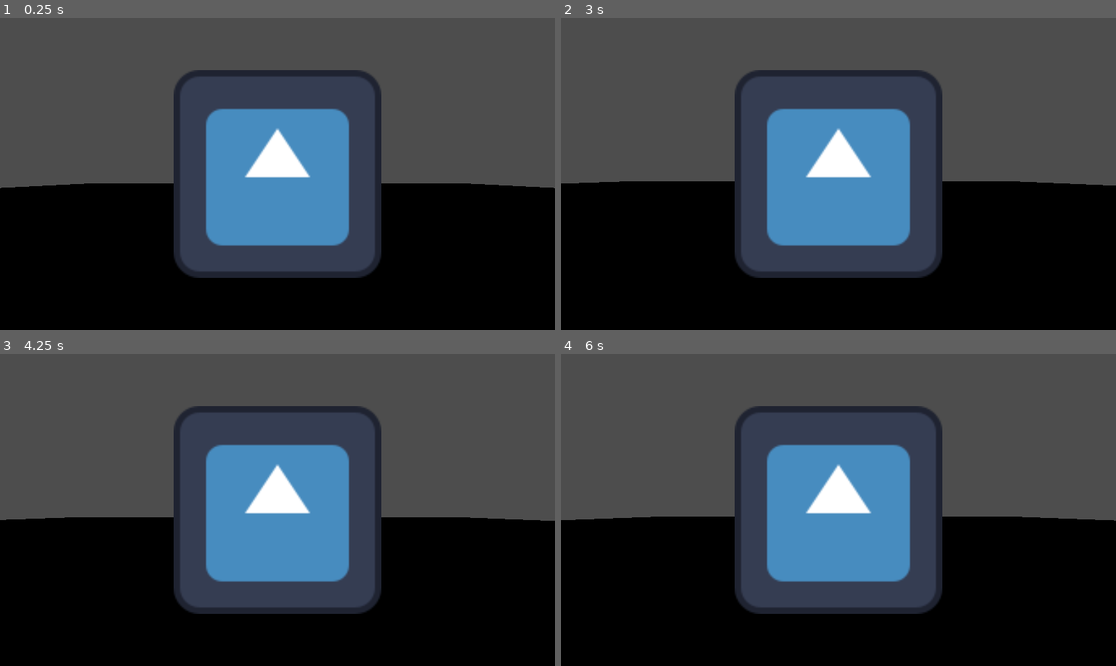
Above: before the commit, frames 1-4 (two rows, left to right).
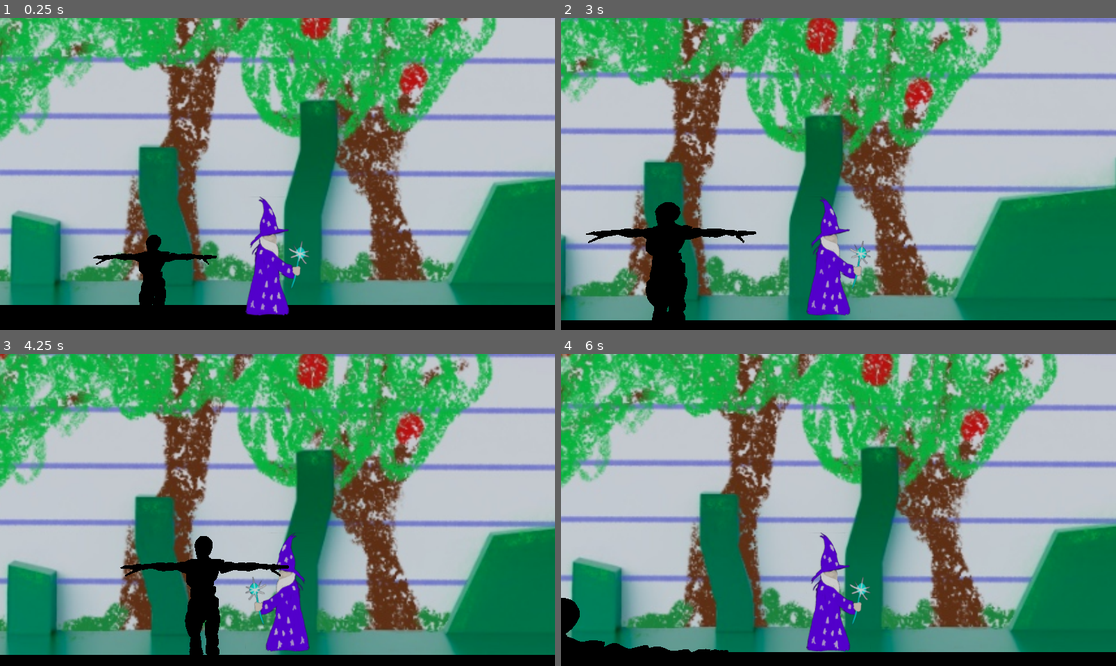
Above: after the commit, the same moments.

Repository: Aydenpitstick/2Dto3DConcept
Game: Godot game, scene res://game.tscn
The game is run twice, just before and just after one commit, with the same random seed, the same clock (stepped at 60 frames per second) and the same inputs. The engine's default icon, where the game draws it, is replaced by a stand-in: a white triangle on a blue panel in a dark square.
Inputs:
- Up to frame 1 (0.25 s): no input
- Up to frame 2 (3 s): tap Enter (ui_accept) at 0.5, 0.6, 0.77, 1.07, 1.52, 1.55, 1.82, 2.1 s; hold Right (ui_right) 0.53-1.28 s; hold Down (ui_down) 1.28-2.03 s; tap E (switch) at 1.35, 2.85 s; hold Right (ui_right) 2.03-2.78 s; hold Up (ui_up) from 2.78 s (still down)
- Up to frame 3 (4.25 s): tap Enter (ui_accept) at 3.02, 3.05, 3.32, 3.6, 3.77, 4.07 s; release Up (ui_up) at 3.53 s; hold Left (ui_left) from 3.53 s (still down)
- Up to frame 4 (6 s): tap E (switch) at 4.35, 5.85 s; tap Enter (ui_accept) at 4.52, 4.55, 4.82, 5.1 s; release Left (ui_left) at 5.03 s; hold Down (ui_down) 5.03-5.78 s; hold Right (ui_right) from 5.78 s (still down)

The runs differ from the first frame. In frame 1, 91% of the frame differs, in the area x 0-100%, y 0-96%; in frame 2, 94%; in frame 3, 95%, in the area x 0-100%, y 0-97%; in frame 4, 95%.

Commit message:
Separated Character movement
I was able to separate the 2d and 3d movement so they move individually when switching camera. I also made the 2d character only able to move left and right and I added a background and the 2d wizard to the 2d character.

Diff:
--- a/gameconcept2dto3d/2d.gd
+++ b/gameconcept2dto3d/2d.gd
@@ -1,28 +1,39 @@
 extends CharacterBody3D
 
 
-const SPEED = 20.0
-const JUMP_VELOCITY = 4.5
-
+const SPEED = 50.0
+const JUMP_VELOCITY = 15.0
+var CanMove = false
 
 func _physics_process(delta: float) -> void:
-	# Add the gravity.
-	if not is_on_floor():
-		velocity += get_gravity() * delta
+	if CanMove == true:
+		# Add the gravity.
+		if not is_on_floor():
+			velocity += get_gravity() * delta
 
 	# Handle jump.
-	if Input.is_action_just_pressed("ui_accept") and is_on_floor():
-		velocity.y = JUMP_VELOCITY
+		if Input.is_action_just_pressed("ui_accept") and is_on_floor():
+			velocity.y = JUMP_VELOCITY
 
 	# Get the input direction and handle the movement/deceleration.
 	# As good practice, you should replace UI actions with custom gameplay actions.
-	var input_dir := Input.get_vector("ui_left", "ui_right", "ui_up", "ui_down")
-	var direction := (transform.basis * Vector3(input_dir.x, 0, input_dir.y)).normalized()
-	if direction:
-		velocity.x = direction.x * SPEED
-		velocity.z = direction.z * SPEED
-	else:
-		velocity.x = move_toward(velocity.x, 0, SPEED)
-		velocity.z = move_toward(velocity.z, 0, SPEED)
+		var direction := Input.get_axis("ui_left", "ui_right")
+		if direction:
+			velocity.x = direction * SPEED
+			if velocity.x > 0:
+				$Sprite3D.flip_h = true
+			else:
+				$Sprite3D.flip_h = false
+		else:
+			velocity.x = move_toward(velocity.x, 0, SPEED)
 
-	move_and_slide()
+		move_and_slide()
+
+
+func _on_game_two_d_active() -> void:
+	CanMove = true
+
+
+func _on_game_three_d_active() -> void:
+	CanMove = false
+	pass # Replace with function body.
--- a/gameconcept2dto3d/3d.gd
+++ b/gameconcept2dto3d/3d.gd
@@ -1,28 +1,38 @@
 extends CharacterBody3D
 
 
-const SPEED = 40.0
-const JUMP_VELOCITY = 4.5
-
+const SPEED = 50.0
+const JUMP_VELOCITY = 15.0
+var CanMove = false
 
 func _physics_process(delta: float) -> void:
-	# Add the gravity.
-	if not is_on_floor():
-		velocity += get_gravity() * delta
+	if CanMove == true:
+		# Add the gravity.
+		if not is_on_floor():
+			velocity += get_gravity() * delta
 
 	# Handle jump.
-	if Input.is_action_just_pressed("ui_accept") and is_on_floor():
-		velocity.y = JUMP_VELOCITY
+		if Input.is_action_just_pressed("ui_accept") and is_on_floor():
+			velocity.y = JUMP_VELOCITY
 
 	# Get the input direction and handle the movement/deceleration.
 	# As good practice, you should replace UI actions with custom gameplay actions.
-	var input_dir := Input.get_vector("ui_left", "ui_right", "ui_up", "ui_down")
-	var direction := (transform.basis * Vector3(input_dir.x, 0, input_dir.y)).normalized()
-	if direction:
-		velocity.x = direction.x * SPEED
-		velocity.z = direction.z * SPEED
-	else:
-		velocity.x = move_toward(velocity.x, 0, SPEED)
-		velocity.z = move_toward(velocity.z, 0, SPEED)
+		var input_dir := Input.get_vector("ui_left", "ui_right", "ui_up", "ui_down")
+		var direction := (transform.basis * Vector3(input_dir.x, 0, input_dir.y)).normalized()
+		if direction:
+			velocity.x = direction.x * SPEED
+			velocity.z = direction.z * SPEED
+		else:
+			velocity.x = move_toward(velocity.x, 0, SPEED)
+			velocity.z = move_toward(velocity.z, 0, SPEED)
 
-	move_and_slide()
+		move_and_slide()
+
+
+func _on_game_three_d_active() -> void:
+	CanMove = true
+
+
+func _on_game_two_d_active() -> void:
+	CanMove = false
+	pass # Replace with function body.
--- a/gameconcept2dto3d/game.gd
+++ b/gameconcept2dto3d/game.gd
@@ -3,13 +3,19 @@
 @onready var TwoDCam = $"2D/Cam2D"
 @onready var ThreeDCam = $"3D/Cam3D"
 
+signal TwoDActive
+signal ThreeDActive
 func _ready() -> void:
-
-
 	TwoDCam.current = true
+	TwoDActive.emit()
 	ThreeDCam.current = false
 
 func _process(delta: float) -> void:
+	if TwoDCam.current == true:
+		TwoDActive.emit()
+	if ThreeDCam.current == true:
+		ThreeDActive.emit()
+
 	if Input.is_action_just_pressed("switch"):
 		if TwoDCam.current == true:
 			TwoDCam.current = false
--- a/gameconcept2dto3d/game.tscn
+++ b/gameconcept2dto3d/game.tscn
@@ -1,32 +1,35 @@
-[gd_scene load_steps=10 format=3 uid="uid://c3p1dn84t6qtw"]
+[gd_scene load_steps=12 format=3 uid="uid://c3p1dn84t6qtw"]
 
-[ext_resource type="Texture2D" uid="uid://beyl4s61jb0np" path="res://icon.svg" id="1_80nbo"]
 [ext_resource type="Script" uid="uid://b4chr5b5w8lnw" path="res://game.gd" id="1_e2o6t"]
 [ext_resource type="Script" uid="uid://ls7usysul2xt" path="res://3d.gd" id="2_7jktm"]
 [ext_resource type="PackedScene" uid="uid://c14w7glo7sjko" path="res://Y Bot.fbx" id="2_feb5d"]
 [ext_resource type="Script" uid="uid://b47twfrgi27f8" path="res://2d.gd" id="3_fc0e3"]
+[ext_resource type="Texture2D" uid="uid://m8rgm8w55vow" path="res://Wizard.png" id="5_7jktm"]
+[ext_resource type="Texture2D" uid="uid://c2q251mtdgsic" path="res://Screenshot 2026-01-15 123012.png" id="6_ryrav"]
 
 [sub_resource type="BoxShape3D" id="BoxShape3D_e2o6t"]
 
 [sub_resource type="BoxShape3D" id="BoxShape3D_feb5d"]
-size = Vector3(18.8847, 19.6275, 0.280273)
+size = Vector3(29.0024, 71.2794, 0.280273)
 
 [sub_resource type="BoxShape3D" id="BoxShape3D_7jktm"]
 size = Vector3(1.97949, 0.0266724, 1.97668)
 
 [sub_resource type="PlaneMesh" id="PlaneMesh_ryrav"]
 
+[sub_resource type="BoxShape3D" id="BoxShape3D_eow3j"]
+
 [node name="Game" type="Node"]
 script = ExtResource("1_e2o6t")
 
 [node name="3D" type="CharacterBody3D" parent="."]
-transform = Transform3D(18.8847, 0, 0, 0, 18.8847, 0, 0, 0, 18.8847, -141.186, 0, 135.482)
+transform = Transform3D(32, 0, 0, 0, 32, 0, 0, 0, 32, -61.7734, 0, 23.532)
 script = ExtResource("2_7jktm")
 
 [node name="Y Bot" parent="3D" instance=ExtResource("2_feb5d")]
 
 [node name="Cam3D" type="Camera3D" parent="3D"]
-transform = Transform3D(0.0529528, 0, 0, 0, 0.0529528, 0, 0, 0, 0.0529528, 0, 0.894301, 1.69053)
+transform = Transform3D(0.03125, 0, 0, 0, 0.0307365, 0.00564176, 0, -0.00564176, 0.0307365, 0, 1.35326, 2.23925)
 
 [node name="Sprite3D" type="Sprite3D" parent="3D"]
 
@@ -34,27 +37,42 @@
 shape = SubResource("BoxShape3D_e2o6t")
 
 [node name="2D" type="CharacterBody3D" parent="."]
-transform = Transform3D(1, 0, 0, 0, 1, 0, 0, 0, 1, 0, 16.4058, 0)
+transform = Transform3D(1, 0, 0, 0, 1, 0, 0, 0, 1, 0, 37.106, 0)
 script = ExtResource("3_fc0e3")
 
 [node name="Cam2D" type="Camera3D" parent="2D"]
-transform = Transform3D(1, 0, 0, 0, 1, 0, 0, 0, 1, 0, 0, 20.0615)
+transform = Transform3D(1, 0, 0, 0, 1, 0, 0, 0, 1, 0, 50.3269, 124.696)
 current = true
 
 [node name="Sprite3D" type="Sprite3D" parent="2D"]
 transform = Transform3D(16.0303, 0, 0, 0, 16.0303, 0, 0, 0, 1, 0, 0, 0)
-texture = ExtResource("1_80nbo")
+flip_h = true
+texture = ExtResource("5_7jktm")
 
 [node name="CollisionShape3D" type="CollisionShape3D" parent="2D"]
-transform = Transform3D(1, 0, 0, 0, 1, 0, 0, 0, 1, 0.748932, 0.606293, 0.034668)
+transform = Transform3D(1, 0, 0, 0, 1, 0, 0, 0, 1, -4.30774, 0.641529, -0.173767)
 shape = SubResource("BoxShape3D_feb5d")
 
-[node name="StaticBody3D" type="StaticBody3D" parent="."]
+[node name="Floor" type="StaticBody3D" parent="."]
 transform = Transform3D(320.481, 0, 0, 0, 320.481, 0, 0, 0, 320.481, 0, 0, 0)
 
-[node name="CollisionShape3D" type="CollisionShape3D" parent="StaticBody3D"]
+[node name="CollisionShape3D" type="CollisionShape3D" parent="Floor"]
 transform = Transform3D(1, 0, 0, 0, 1, 0, 0, 0, 1, 0.00732423, -0.00466919, 0.003479)
 shape = SubResource("BoxShape3D_7jktm")
 
-[node name="MeshInstance3D" type="MeshInstance3D" parent="StaticBody3D"]
+[node name="MeshInstance3D" type="MeshInstance3D" parent="Floor"]
 mesh = SubResource("PlaneMesh_ryrav")
+
+[node name="Wall" type="StaticBody3D" parent="."]
+transform = Transform3D(87.3114, 0, 0, 0, 87.3114, 0, 0, 0, 87.3114, 14.5226, 207.284, -11.7218)
+
+[node name="CollisionShape3D" type="CollisionShape3D" parent="Wall"]
+shape = SubResource("BoxShape3D_eow3j")
+
+[node name="Sprite3D" type="Sprite3D" parent="Wall"]
+texture = ExtResource("6_ryrav")
+
+[connection signal="ThreeDActive" from="." to="3D" method="_on_game_three_d_active"]
+[connection signal="ThreeDActive" from="." to="2D" method="_on_game_three_d_active"]
+[connection signal="TwoDActive" from="." to="3D" method="_on_game_two_d_active"]
+[connection signal="TwoDActive" from="." to="2D" method="_on_game_two_d_active"]
Binary file added: gameconcept2dto3d/Screenshot 2026-01-15 123012.png
Not shown, added: gameconcept2dto3d/Screenshot 2026-01-15 123012.png.import
Binary file added: gameconcept2dto3d/Wizard.png
Not shown, added: gameconcept2dto3d/Wizard.png.import
